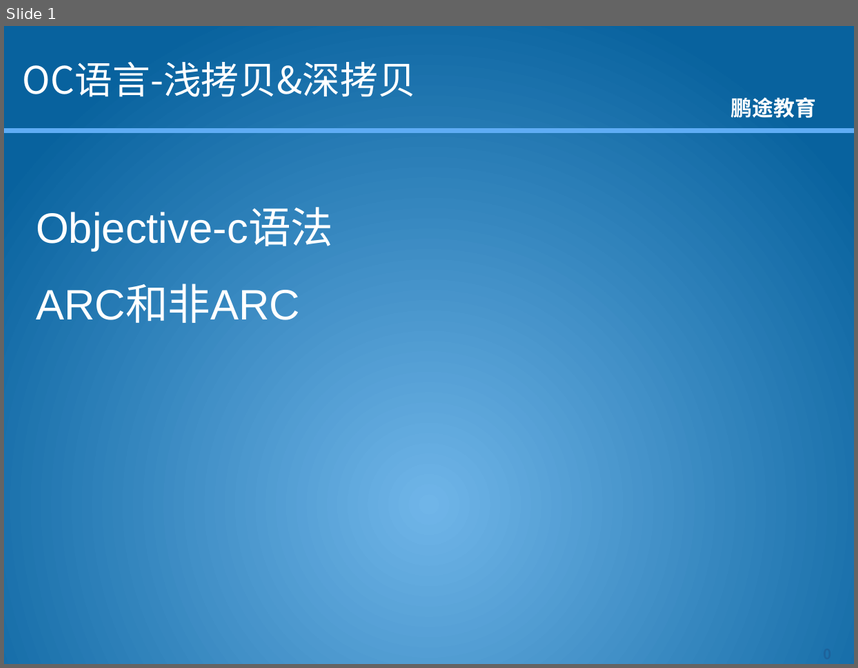
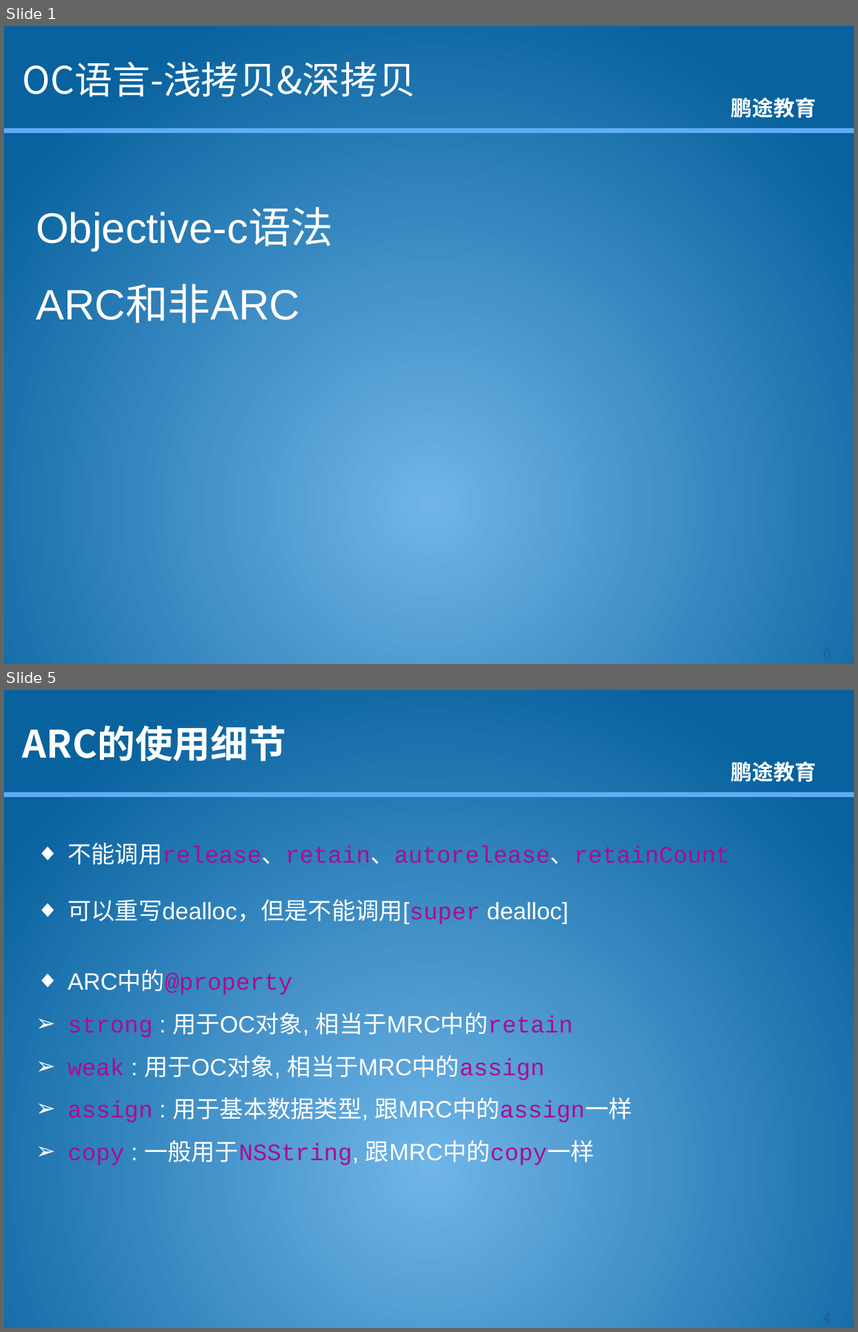
Before and after one commit to kkdmh77/gjh_baoche, a slide deck: 资料/课件/OC/OC语言-3.1-内存管理-ARC和非ARC.pptx. Shown one above the other, each under a label of ours: slide 1 before the commit, slides 1 and 5 after it; the slides between them are not shown. The pictures are 858x668 and 858x1332 pixels, drawn with LibreOffice and Linux fonts; fonts in the diff are those of the drawing; background and template pictures are left out. Boxes give left, top, right and bottom in pixels: in the first picture for what was removed or moved away, otherwise in the second. Text is boxed around its words. In the diff, an @@ line names an element or a change of style, - is before the commit and + after.

```diff
--- a/资料/课件/OC/OC语言-3.1-内存管理-ARC和非ARC.pptx
+++ b/资料/课件/OC/OC语言-3.1-内存管理-ARC和非ARC.pptx
@@ slide 5 added at [4,690,854,1328], background picture (left out); not listed: 2 template elements that a slide beside it also shows @@
@@ title added at [23,725,286,761], 32 pt, text #FFFFFF, bold @@
+ARC的使用细节
@@ text added at [67,842,730,1165], 20 pt, text #FFFFFF @@
+◆ 不能调用release、retain、autorelease、retainCount
+◆ 可以重写dealloc，但是不能调用[super dealloc]
+◆ ARC中的@property
+➢ strong : 用于OC对象, 相当于MRC中的retain
+➢ weak : 用于OC对象, 相当于MRC中的assign
+➢ assign : 用于基本数据类型, 跟MRC中的assign一样
+➢ copy : 一般用于NSString, 跟MRC中的copy一样
@@ page number added at [791,1303,854,1328], 12 pt, text #1D629B, bold @@
+4
```
Also in this commit, not shown: 4 other slides added, 8 other files.
